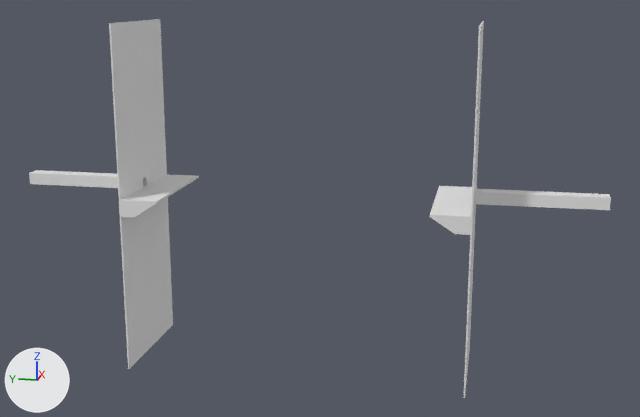
The glTF model assets/models/platforms.glb, before and after one commit.
Both versions are drawn from a camera (50 mm lens) standing at (-550.0, -121.0, 176.0) and looking at (0.0, -11.0, 38.0). Every picture has the same lights, and +X, +Y and +Z are marked at lower left. Vertices at the same position are counted once.

Objects in the first picture: 'Platform', 'Tunnel', 'Walls'.
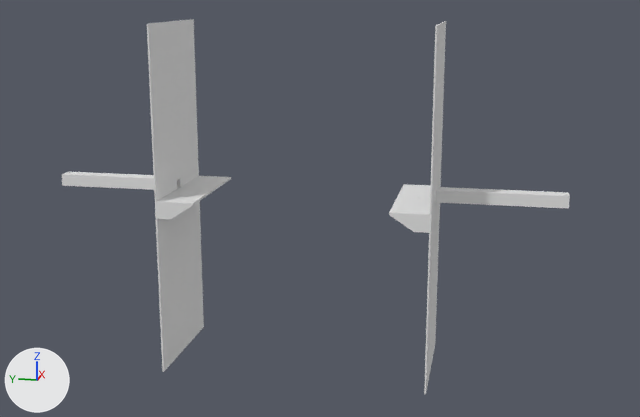
Pixel boxes (x1, y1, x2, y2) of what changed, in the pictures (640 x 417 px; the box of a moved part takes in the faces that stretch with it):
'Walls', mesh rescaled (20% narrower)
    before: (109, 19, 484, 398)
    after: (147, 19, 446, 394)
'Platform', reshaped (22% narrower, 6% shorter)
    before: (120, 174, 472, 235)
    after: (156, 176, 431, 233)
'Tunnel', reshaped (13% narrower, 10% shorter)
    before: (29, 170, 611, 210)
    after: (62, 172, 570, 208)
part 1 of me_plane_004, moved or reshaped
    before: (120, 174, 199, 218)
    after: (156, 176, 231, 219)
part 2 of me_plane_004, moved or reshaped
    before: (430, 186, 472, 235)
    after: (389, 184, 431, 233)
part 3 of me_plane_005, moved or reshaped
    before: (29, 170, 118, 188)
    after: (62, 172, 154, 190)
part 4 of me_plane_005, moved or reshaped
    before: (475, 189, 611, 210)
    after: (436, 187, 570, 208)

Patch to the scene script:
```diff
--- a/assets/models/platforms.glb.py
+++ b/assets/models/platforms.glb.py
@@ me_plane_001 @@
 me_plane_001.from_pydata(...)  # 152 vertices, 320 faces; spans x -41.0..41.0, y -110.0..110.0, z -67.0..157.0
 # used by ob_walls; location = (0.0, 0.0, 0.0)
+# me_plane_001 part 5: the whole mesh is scaled about its middle by (1, 0.781, 1)
@@ me_plane_004 @@
 me_plane_004.from_pydata(...)  # 84 vertices, 160 faces; spans x -41.0..41.0, y -109.0..109.0, z 37.0..48.0
 # used by ob_platform; location = (0.0, 0.0, 0.0)
+# me_plane_004 part 1: the loose piece of 42 vertices spanning x -41.0..41.0, y 85.0..109.0, z 37.0..48.0 is moved by (0.0, -24.0, 0.0)
+# me_plane_004 part 2: the loose piece of 42 vertices spanning x -41.0..41.0, y -109.0..-85.0, z 37.0..48.0 is moved by (0.0, 24.0, 0.0)
@@ me_plane_005 @@
 me_plane_005.from_pydata(...)  # 48 vertices, 64 faces; spans x -5.0..5.0, y -191.0..191.0, z 47.0..55.0
 # used by ob_tunnel; location = (0.0, 0.0, 0.0)
 # before: 8 (0.0, 191.0, 55.0) at pixel (32, 171), 9 (-5.0, 191.0, 47.0) at pixel (29, 184), 10 (0.0, 191.0, 47.0), 11 (0.0, 110.0, 47.0) at pixel (143, 187), 15 (-5.0, 110.0, 47.0)
 # before: 20 (5.0, 191.0, 47.0), 21 (5.0, 110.0, 55.0) at pixel (146, 174), 22 (5.0, 191.0, 55.0) at pixel (36, 170), 23 (5.0, 110.0, 47.0)
 # before: 32 (0.0, -191.0, 55.0) at pixel (609, 195), 33 (-5.0, -191.0, 47.0) at pixel (609, 210), 34 (0.0, -191.0, 47.0) at pixel (609, 208), 35 (0.0, -110.0, 47.0), 39 (-5.0, -110.0, 47.0) at pixel (474, 204)
 # before: 44 (5.0, -191.0, 47.0), 45 (5.0, -110.0, 55.0) at pixel (475, 188), 46 (5.0, -191.0, 55.0) at pixel (609, 194), 47 (5.0, -110.0, 47.0)
-me_plane_005.vertices[12].co = (0.0, 110.0, 55.0)  # pixel (143, 176)
-me_plane_005.vertices[13].co = (-5.0, 110.0, 55.0)  # pixel (140, 177)
-me_plane_005.vertices[14].co = (-5.0, 191.0, 55.0)  # pixel (29, 173)
-me_plane_005.vertices[36].co = (0.0, -110.0, 55.0)  # pixel (475, 190)
-me_plane_005.vertices[37].co = (-5.0, -110.0, 55.0)  # pixel (475, 192)
-me_plane_005.vertices[38].co = (-5.0, -191.0, 55.0)  # pixel (610, 197)
+# me_plane_005 part 3
+for i in [*range(8, 12), 15, *range(20, 24)]: me_plane_005.vertices[i].co += Vector((0.0, -24.0, 0.0))
+me_plane_005.vertices[12].co = (-5.0, 167.0, 55.0)  # pixel (61, 174)
+me_plane_005.vertices[13].co = (0.0, 86.0, 55.0)  # pixel (177, 177)
+me_plane_005.vertices[14].co = (-5.0, 86.0, 55.0)  # pixel (174, 179)
+# me_plane_005 part 4
+for i in [*range(32, 36), 39, *range(44, 48)]: me_plane_005.vertices[i].co += Vector((0.0, 24.0, 0.0))
+me_plane_005.vertices[36].co = (-5.0, -167.0, 55.0)  # pixel (569, 196)
+me_plane_005.vertices[37].co = (0.0, -86.0, 55.0)  # pixel (436, 188)
+me_plane_005.vertices[38].co = (-5.0, -86.0, 55.0)  # pixel (436, 190)
```
